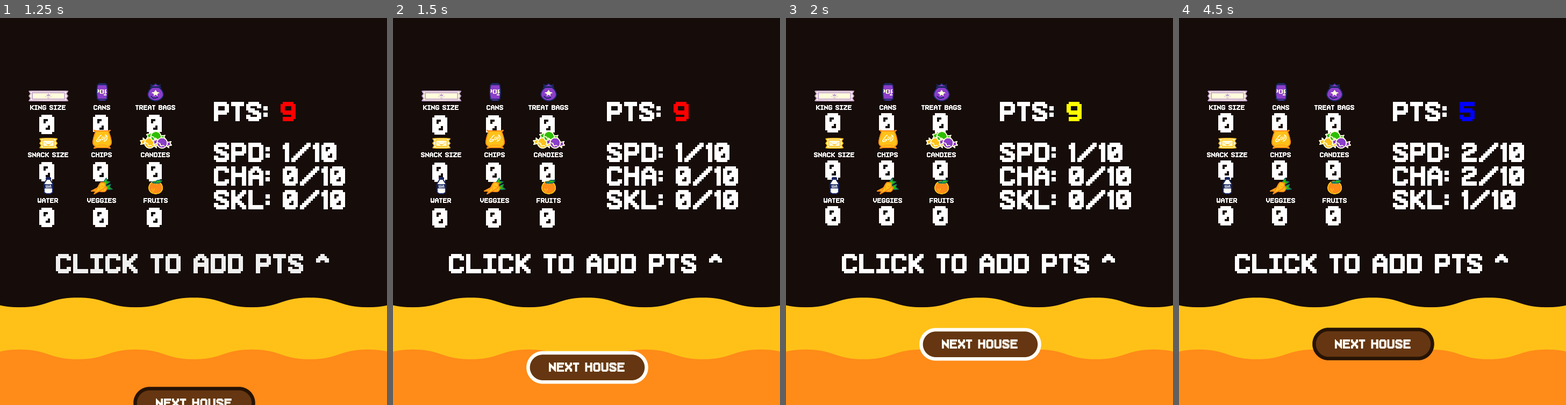
Above: before the commit, frames 1-4 (left to right).
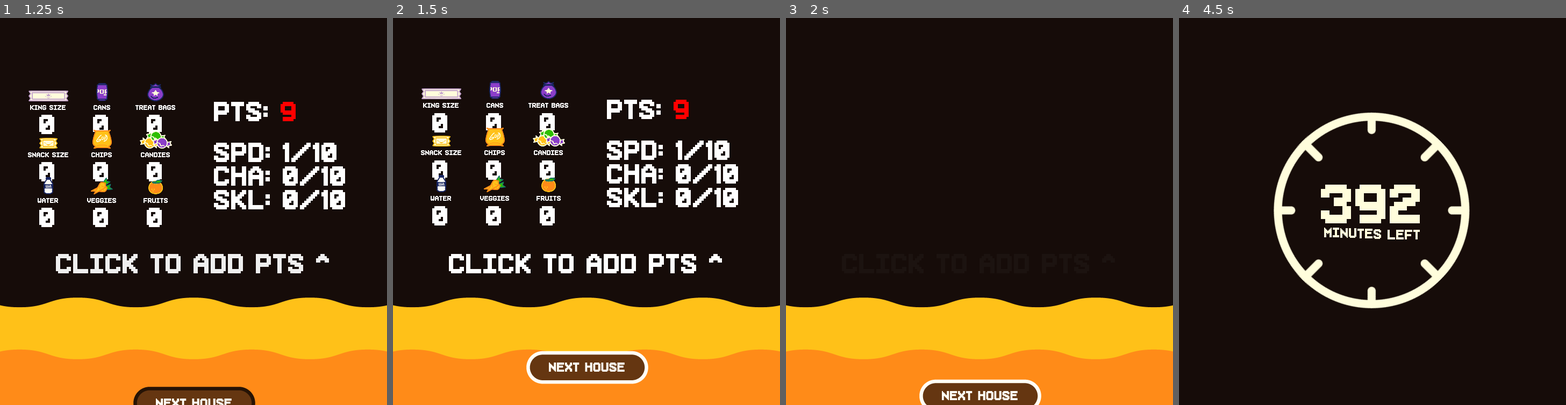
Above: after the commit, the same moments.

Repository: Aiwii/hackoween
Game: Godot game, scene res://Main.tscn
Two runs of this game, one before a commit and one after it. Both use one fixed random seed, a clock stepped at 60 frames per second and the inputs below.
Inputs (mouse positions are in pixels of both pictures, inside the frame that each line leads up to):
- Up to frame 1 (1.25 s): click (290, 99) at 0.5 s
- Up to frame 2 (1.5 s): click (586, 401) at 1.25 s
- Up to frame 3 (2 s): no input
- Up to frame 4 (4.5 s): click (1469, 176) at 2.02 s; click (1469, 199) at 2.77 s; click (1469, 153) at 3.52 s; click (1469, 176) at 4.27 s

Frame 1 is identical in both runs. In frame 2, 3.8% of the frame differs, in the area x 7-90%, y 16-55%; in frame 3, 13%; in frame 4, 39%, in the area x 0-100%, y 16-100%.

Commit message:
alot of stuff in
ye

Diff:
--- a/gamefiles/HouseOptions.gd
+++ b/gamefiles/HouseOptions.gd
@@ -14,12 +14,14 @@
 func generateh():
 	#generates house variables for main
 	candylist.shuffle()
-	openchance = round(rand_range(70,100))
+	openchance = round(rand_range(15,100))
 	candy1 = randi() % candylist.size()
 	candy2 = randi() % candylist.size()
 	candy3 = randi() % candylist.size()
 
-	if randf() > 0.6:
+	print("openchance is: ", openchance)
+
+	if randf() < 0.6:
 		minigame = true
 	else:
 		minigame = false
--- a/gamefiles/Main.gd
+++ b/gamefiles/Main.gd
@@ -5,7 +5,7 @@
 
 var overviewON = false
 
-#Ui vars
+#Overview UI vars
 onready var KScLabel = $OVERview/Control/UImain/InventoryUI/CandyRowA/KSCandyBox/CandyAMT
 onready var CANcLabel = $OVERview/Control/UImain/InventoryUI/CandyRowA/CCandyBox/CandyAMT
 onready var TBcLabel = $OVERview/Control/UImain/InventoryUI/CandyRowA/TBCandyBox/CandyAMT
@@ -24,29 +24,96 @@
 onready var chac = $OVERview/Control/UImain/AttsUI/CHA/Label
 onready var sklc = $OVERview/Control/UImain/AttsUI/SKL/Label
 
+#Timer UI var
+onready var timelabel = $Timer/UIlabels/TimeLabel
+
 # Called when the node enters the scene tree for the first time.
 func _ready():
+	$House.modulate = Color(1,1,1,0)
 	curstate = states.OVERVIEW
 	runOverview()
 
-func _process(delta):
-	if curstate != states.OVERVIEW:
-		pass
+func _process(_delta):
+	if curstate != states.OVERVIEW && overviewON:
+		overviewON = false
+		var tweenOV = $OVERview/Tween
+		tweenOV.interpolate_property($OVERview/Control/UImain, "rect_position:y", $OVERview/Control/UImain.rect_position.y, -300, 0.5,Tween.TRANS_EXPO,Tween.EASE_IN)
+		tweenOV.interpolate_property($OVERview/Control/prompt, "modulate", $OVERview/Control/prompt.modulate, Color(1,1,1,0), 0.5,Tween.TRANS_CIRC,Tween.EASE_IN_OUT,0.25)
+		tweenOV.interpolate_property($OVERview/Control/nexthouse, "rect_position:y", $OVERview/Control/nexthouse.rect_position.y, 900, 0.5,Tween.TRANS_CIRC,Tween.EASE_IN,0.5)
+		tweenOV.start()
+		yield(tweenOV,"tween_all_completed")
+		$OVERview.visible = false
 
 func changestate():
 	if curstate == states.OVERVIEW:
 		curstate = states.TIMER
 		runTimer()
+		return
+
+	if curstate == states.TIMER:
+		curstate = states.HOUSE
+		runHouse()
+		return
+
+	if curstate == states.HOUSE:
+		curstate = states.OVERVIEW
+		runOverview()
+		return
 	pass
 
+func runHouse():
+	yield(get_tree().create_timer(1),"timeout")
+	var cam = $House/Camera2D
+	var tweenH = $House/Tween
+	var plyr = $House/Player
+	var RING = $House/HouseUI/RING
+	var NEXT = $House/HouseUI/NEXT
+
+	$House/Back/Litwindow.visible = false
+	$House.modulate = Color(1,1,1,0)
+	cam.current = true
+	cam.zoom = Vector2(1.5,1.5)
+	cam.offset = Vector2(360,320)
+	plyr.position.x = -300
+	RING.rect_position.y = 900
+	NEXT.rect_position.y = 900
+
+	$HouseOptions.generateh()
+	$House.visible = true
+
+	tweenH.interpolate_property(RING, "rect_position:y", RING.rect_position.y, 542, 1,Tween.TRANS_CIRC,Tween.EASE_OUT,2)
+	tweenH.interpolate_property(plyr, "position:x", plyr.position.x, 270, 1.5,Tween.TRANS_BACK,Tween.EASE_IN_OUT,1)
+	tweenH.interpolate_property($House, "modulate", $House.modulate, Color(1,1,1,1),0.3,Tween.TRANS_LINEAR,Tween.EASE_OUT)
+	tweenH.interpolate_property(cam, "zoom", cam.zoom, Vector2(1,1),2,Tween.TRANS_EXPO,Tween.EASE_IN_OUT,0.4)
+	tweenH.interpolate_property(cam, "offset", cam.offset, Vector2(360,360),2,Tween.TRANS_EXPO,Tween.EASE_IN_OUT,0.4)
+	tweenH.start()
+
+
 func runTimer():
-	pass
+	yield(get_tree().create_timer(2),"timeout")
+	timelabel.bbcode_text = str("[center]", $PlayerStats.timeleft)
+	$Timer/clock.rect_rotation = 0
+	$Timer.visible = true
+
+	yield($PlayerStats.calctimeloss(), "completed")
+	yield(get_tree().create_timer(0.8),"timeout")
+
+	$Timer/Tween.interpolate_property($Timer/clock,"rect_rotation", $Timer/clock.rect_rotation, -45,0.2,Tween.TRANS_ELASTIC,Tween.EASE_IN_OUT)
+	$Timer/Tween.start()
+
+	timelabel.bbcode_text = str("[center]", $PlayerStats.timeleft)
+
+	yield(get_tree().create_timer(2),"timeout")
+	$Timer.visible = false
+	changestate()
+
 
 func runOverview():
 	var tween = $OVERview/Tween
 	$OVERview/Control/prompt.modulate = Color(1,1,1,0)
 	$OVERview/Control/UImain.rect_position.y = -300
 	$OVERview/Control/nexthouse.rect_position.y = 900
+	$OVERview.visible = true
 
 	tween.interpolate_property($OVERview/Control/UImain, "rect_position:y", $OVERview/Control/UImain.rect_position.y, 120, 1,Tween.TRANS_BOUNCE,Tween.EASE_OUT)
 	tween.interpolate_property($OVERview/Control/prompt, "modulate", $OVERview/Control/prompt.modulate, Color(1,1,1,1), 1,Tween.TRANS_CIRC,Tween.EASE_IN_OUT,0.5)
@@ -97,4 +164,151 @@
 
 
 func _on_nexthouse_pressed():
+	#Overview Next House
 	changestate()
+
+
+func _on_RING_pressed():
+	$House/HouseUI/RING.visible = false
+	$House/HouseUI/NEXT.visible = false
+	var haus = $HouseOptions
+
+	var roll = randi() % 100
+	roll -= $PlayerStats.skill*2
+
+	print("roll is: ", roll)
+
+	if roll < haus.openchance:
+		$House/Back/Litwindow.visible = false
+		yield(get_tree().create_timer(.5), "timeout")
+		$House/Back/Litwindow.visible = true
+		yield(get_tree().create_timer(.2), "timeout")
+		$House/Back/Litwindow.visible = false
+		yield(get_tree().create_timer(1), "timeout")
+		$House/Back/Litwindow.visible = true
+		yield(get_tree().create_timer(.2), "timeout")
+		$House/Back/Litwindow.visible = false
+		yield(get_tree().create_timer(2), "timeout")
+		$House/Back/Litwindow.visible = true
+
+		var charmheightA = randi() % 6
+		var charmheightB = randi() % 9
+
+		match haus.candylist[haus.candy1]:
+			"kingsize":
+				$House/CandySpray/KS.emitting = true
+				$PlayerStats.kingsize += randi() % 4
+			"cans":
+				$House/CandySpray/CAN.emitting = true
+				$PlayerStats.cans += randi() % 3
+			"treatbags":
+				$House/CandySpray/TB.emitting = true
+				$PlayerStats.treatbags += randi() % 4
+			"snacksize":
+				$House/CandySpray/SS.emitting = true
+				$PlayerStats.snacksize += randi() % 4
+			"chips":
+				$House/CandySpray/CH.emitting = true
+				$PlayerStats.chips += randi() % 4
+			"candies":
+				$House/CandySpray/CAA.emitting = true
+				$House/CandySpray/CAB.emitting = true
+				$House/CandySpray/CAC.emitting = true
+				$PlayerStats.candies += randi() % 4
+			"water":
+				$PlayerStats.water += randi() % 3
+			"veggies":
+				$PlayerStats.veggies += randi() % 4
+			"fruit":
+				$PlayerStats.fruit += randi() % 4
+
+		match haus.candylist[haus.candy2]:
+			"kingsize":
+				$House/CandySpray/KS.emitting = true
+				if $PlayerStats.charm > charmheightA:
+					$PlayerStats.kingsize += randi() % 4
+			"cans":
+				$House/CandySpray/CAN.emitting = true
+				if $PlayerStats.charm > charmheightA:
+					$PlayerStats.cans += randi() % 3
+			"treatbags":
+				$House/CandySpray/TB.emitting = true
+				if $PlayerStats.charm > charmheightA:
+					$PlayerStats.treatbags += randi() % 4
+			"snacksize":
+				$House/CandySpray/SS.emitting = true
+				if $PlayerStats.charm > charmheightA:
+					$PlayerStats.snacksize += randi() % 4
+			"chips":
+				$House/CandySpray/CH.emitting = true
+				if $PlayerStats.charm > charmheightA:
+					$PlayerStats.chips += randi() % 4
+			"candies":
+				$House/CandySpray/CAA.emitting = true
+				$House/CandySpray/CAB.emitting = true
+				$House/CandySpray/CAC.emitting = true
+				if $PlayerStats.charm > charmheightA:
+					$PlayerStats.candies += randi() % 4
+			"water":
+				$PlayerStats.water += randi() % 3
+			"veggies":
+				$PlayerStats.veggies += randi() % 4
+			"fruit":
+				$PlayerStats.fruit += randi() % 4
+
+		match haus.candylist[haus.candy3]:
+			"kingsize":
+				$House/CandySpray/KS.emitting = true
+				if $PlayerStats.charm > charmheightB:
+					$PlayerStats.kingsize += randi() % 4
+			"cans":
+				$House/CandySpray/CAN.emitting = true
+				if $PlayerStats.charm > charmheightB:
+					$PlayerStats.cans += randi() % 3
+			"treatbags":
+				$House/CandySpray/TB.emitting = true
+				if $PlayerStats.charm > charmheightB:
+					$PlayerStats.treatbags += randi() % 4
+			"snacksize":
+				$House/CandySpray/SS.emitting = true
+				if $PlayerStats.charm > charmheightB:
+					$PlayerStats.snacksize += randi() % 4
+			"chips":
+				$House/CandySpray/CH.emitting = true
+				if $PlayerStats.charm > charmheightB:
+					$PlayerStats.chips += randi() % 4
+			"candies":
+				$House/CandySpray/CAA.emitting = true
+				$House/CandySpray/CAB.emitting = true
+				$House/CandySpray/CAC.emitting = true
+				if $PlayerStats.charm > charmheightB:
+					$PlayerStats.candies += randi() % 4
+			"water":
+				$PlayerStats.water += randi() % 3
+			"veggies":
+				$PlayerStats.veggies += randi() % 4
+			"fruit":
+				$PlayerStats.fruit += randi() % 4
+
+		yield(get_tree().create_timer(3), "timeout")
+		$House.visible = false
+		$House/HouseUI/RING.visible = true
+		changestate()
+	else:
+		$House/Back/Litwindow.visible = false
+		yield(get_tree().create_timer(.5), "timeout")
+		$House/Back/Litwindow.visible = true
+		yield(get_tree().create_timer(.2), "timeout")
+		$House/Back/Litwindow.visible = false
+		yield(get_tree().create_timer(1), "timeout")
+		$House/Back/Litwindow.visible = true
+		yield(get_tree().create_timer(.2), "timeout")
+		$House/Back/Litwindow.visible = false
+		yield(get_tree().create_timer(3), "timeout")
+		$House/HouseUI/RING.visible = true
+		$House/HouseUI/NEXT.visible = true
+		var tweenH = $House/Tween
+		var NEXT = $House/HouseUI/NEXT
+		if NEXT.rect_position.y > 642:
+			tweenH.interpolate_property(NEXT, "rect_position:y", NEXT.rect_position.y, 642, 1,Tween.TRANS_CIRC,Tween.EASE_OUT)
+			tweenH.start()
--- a/gamefiles/Main.tscn
+++ b/gamefiles/Main.tscn
@@ -19,6 +19,18 @@
 [ext_resource path="res://assets/nexthousehover.png" type="Texture" id=17]
 [ext_resource path="res://assets/nexthouse.png" type="Texture" id=18]
 [ext_resource path="res://assets/nexthouseclick.png" type="Texture" id=19]
+[ext_resource path="res://assets/clockring.png" type="Texture" id=20]
+[ext_resource path="res://assets/Templates/timertemplate.png" type="Texture" id=21]
+[ext_resource path="res://assets/houseback.png" type="Texture" id=22]
+[ext_resource path="res://assets/Templates/housetemplate.png" type="Texture" id=23]
+[ext_resource path="res://assets/player.png" type="Texture" id=24]
+[ext_resource path="res://assets/litwindow.png" type="Texture" id=25]
+[ext_resource path="res://assets/ring.png" type="Texture" id=26]
+[ext_resource path="res://assets/ringhover.png" type="Texture" id=27]
+[ext_resource path="res://assets/ringclick.png" type="Texture" id=28]
+[ext_resource path="res://assets/candy/candyB.png" type="Texture" id=29]
+[ext_resource path="res://assets/candy/candyC.png" type="Texture" id=30]
+[ext_resource path="res://assets/candy/candyA.png" type="Texture" id=31]
 
 [sub_resource type="DynamicFont" id=2]
 size = 64
@@ -38,9 +50,31 @@
 
 [sub_resource type="StyleBoxEmpty" id=7]
 
+[sub_resource type="DynamicFont" id=8]
+size = 128
+extra_spacing_top = -10
+font_data = ExtResource( 16 )
+
+[sub_resource type="DynamicFont" id=9]
+size = 32
+extra_spacing_top = -3
+font_data = ExtResource( 16 )
+
+[sub_resource type="Gradient" id=10]
+offsets = PoolRealArray( 0, 0.994413 )
+colors = PoolColorArray( 1, 1, 1, 1, 1, 1, 1, 0 )
+
 [node name="Main" type="Node"]
 script = ExtResource( 3 )
 
+[node name="ColorRect" type="ColorRect" parent="."]
+margin_left = -40.0
+margin_top = -40.0
+margin_right = 760.0
+margin_bottom = 760.0
+rect_min_size = Vector2( 800, 800 )
+color = Color( 0.0862745, 0.0470588, 0.0352941, 1 )
+
 [node name="PlayerStats" type="Node" parent="."]
 script = ExtResource( 1 )
 
@@ -48,6 +82,7 @@
 script = ExtResource( 2 )
 
 [node name="OVERview" type="Node2D" parent="."]
+visible = false
 
 [node name="ColorRect" type="ColorRect" parent="OVERview"]
 margin_left = -40.0
@@ -716,6 +751,262 @@
 
 [node name="Tween" type="Tween" parent="OVERview"]
 
+[node name="Timer" type="Node2D" parent="."]
+visible = false
+
+[node name="ColorRect" type="ColorRect" parent="Timer"]
+margin_left = -40.0
+margin_top = -40.0
+margin_right = 760.0
+margin_bottom = 760.0
+rect_min_size = Vector2( 800, 800 )
+color = Color( 0.0862745, 0.0470588, 0.0352941, 1 )
+
+[node name="clock" type="TextureRect" parent="Timer"]
+margin_left = 176.0
+margin_top = 176.0
+margin_right = 540.0
+margin_bottom = 540.0
+rect_pivot_offset = Vector2( 182, 182 )
+texture = ExtResource( 20 )
+
+[node name="UIlabels" type="VBoxContainer" parent="Timer"]
+margin_top = 296.0
+margin_right = 720.0
+margin_bottom = 413.0
+custom_constants/separation = -3
+alignment = 1
+__meta__ = {
+"_edit_group_": true
+}
+
+[node name="TimeLabel" type="RichTextLabel" parent="Timer/UIlabels"]
+margin_right = 720.0
+margin_bottom = 96.0
+rect_min_size = Vector2( 192, 96 )
+rect_clip_content = false
+custom_colors/default_color = Color( 1, 0.992157, 0.862745, 1 )
+custom_fonts/normal_font = SubResource( 8 )
+bbcode_enabled = true
+bbcode_text = "[center]420"
+text = "420"
+scroll_active = false
+
+[node name="minutesleft" type="RichTextLabel" parent="Timer/UIlabels"]
+margin_top = 93.0
+margin_right = 720.0
+margin_bottom = 117.0
+rect_min_size = Vector2( 248, 24 )
+custom_colors/default_color = Color( 1, 0.992157, 0.862745, 1 )
+custom_fonts/normal_font = SubResource( 9 )
+bbcode_enabled = true
+bbcode_text = "[center][wave]minutes left"
+text = "minutes left"
+scroll_active = false
+
+[node name="Template" type="Sprite" parent="Timer"]
+visible = false
+modulate = Color( 1, 1, 1, 0.054902 )
+position = Vector2( 360, 360 )
+texture = ExtResource( 21 )
+__meta__ = {
+"_edit_lock_": true
+}
+
+[node name="Tween" type="Tween" parent="Timer"]
+
+[node name="House" type="Node2D" parent="."]
+visible = false
+
+[node name="Camera2D" type="Camera2D" parent="House"]
+offset = Vector2( 360, 320 )
+
+[node name="Back" type="Sprite" parent="House"]
+position = Vector2( 0, -62 )
+texture = ExtResource( 22 )
+offset = Vector2( 360, 360 )
+
+[node name="Litwindow" type="Sprite" parent="House/Back"]
+visible = false
+position = Vector2( 632, 353 )
+texture = ExtResource( 25 )
+
+[node name="Tween" type="Tween" parent="House"]
+
+[node name="Player" type="Sprite" parent="House"]
+position = Vector2( 270, 448 )
+texture = ExtResource( 24 )
+
+[node name="HouseUI" type="Control" parent="House"]
+margin_right = 720.0
+margin_bottom = 720.0
+
+[node name="RING" type="TextureButton" parent="House/HouseUI"]
+margin_left = 163.0
+margin_top = 542.0
+margin_right = 557.0
+margin_bottom = 665.0
+texture_normal = ExtResource( 26 )
+texture_pressed = ExtResource( 28 )
+texture_hover = ExtResource( 27 )
+
+[node name="NEXT" type="TextureButton" parent="House/HouseUI"]
+margin_left = 247.0
+margin_top = 642.0
+margin_right = 474.0
+margin_bottom = 703.0
+texture_normal = ExtResource( 18 )
+texture_pressed = ExtResource( 19 )
+texture_hover = ExtResource( 17 )
+
+[node name="Template" type="Sprite" parent="House"]
+visible = false
+modulate = Color( 1, 1, 1, 0.533333 )
+position = Vector2( 360, 360 )
+texture = ExtResource( 23 )
+__meta__ = {
+"_edit_lock_": true
+}
+
+[node name="CandySpray" type="Node2D" parent="House"]
+position = Vector2( 430, 352 )
+
+[node name="KS" type="CPUParticles2D" parent="House/CandySpray"]
+emitting = false
+amount = 5
+one_shot = true
+explosiveness = 0.2
+randomness = 1.0
+texture = ExtResource( 6 )
+direction = Vector2( -30, 0 )
+spread = 65.0
+initial_velocity = 500.0
+angular_velocity = 360.0
+angular_velocity_random = 1.0
+radial_accel = 20.0
+damping = 20.0
+scale_amount = 0.3
+color_ramp = SubResource( 10 )
+
+[node name="CAN" type="CPUParticles2D" parent="House/CandySpray"]
+emitting = false
+amount = 4
+one_shot = true
+explosiveness = 0.2
+randomness = 1.0
+texture = ExtResource( 8 )
+direction = Vector2( -30, 0 )
+spread = 65.0
+initial_velocity = 500.0
+angular_velocity = 360.0
+angular_velocity_random = 1.0
+radial_accel = 20.0
+damping = 20.0
+scale_amount = 0.5
+color_ramp = SubResource( 10 )
+
+[node name="TB" type="CPUParticles2D" parent="House/CandySpray"]
+emitting = false
+amount = 5
+one_shot = true
+explosiveness = 0.2
+randomness = 1.0
+texture = ExtResource( 4 )
+direction = Vector2( -30, 0 )
+spread = 65.0
+initial_velocity = 500.0
+angular_velocity = 360.0
+angular_velocity_random = 1.0
+radial_accel = 20.0
+damping = 20.0
+scale_amount = 0.5
+color_ramp = SubResource( 10 )
+
+[node name="SS" type="CPUParticles2D" parent="House/CandySpray"]
+emitting = false
+amount = 5
+one_shot = true
+explosiveness = 0.2
+randomness = 1.0
+texture = ExtResource( 5 )
+direction = Vector2( -30, 0 )
+spread = 65.0
+initial_velocity = 500.0
+angular_velocity = 360.0
+angular_velocity_random = 1.0
+radial_accel = 20.0
+damping = 20.0
+scale_amount = 0.3
+color_ramp = SubResource( 10 )
+
+[node name="CH" type="CPUParticles2D" parent="House/CandySpray"]
+emitting = false
+amount = 5
+one_shot = true
+explosiveness = 0.2
+randomness = 1.0
+texture = ExtResource( 12 )
+direction = Vector2( -30, 0 )
+spread = 65.0
+initial_velocity = 500.0
+angular_velocity = 360.0
+angular_velocity_random = 1.0
+radial_accel = 20.0
+damping = 20.0
+scale_amount = 0.5
+color_ramp = SubResource( 10 )
+
+[node name="CAA" type="CPUParticles2D" parent="House/CandySpray"]
+emitting = false
+amount = 5
+one_shot = true
+explosiveness = 0.2
+randomness = 1.0
+texture = ExtResource( 31 )
+direction = Vector2( -30, 0 )
+spread = 65.0
+initial_velocity = 500.0
+angular_velocity = 360.0
+angular_velocity_random = 1.0
+radial_accel = 20.0
+damping = 20.0
+scale_amount = 0.3
+color_ramp = SubResource( 10 )
+
+[node name="CAB" type="CPUParticles2D" parent="House/CandySpray"]
+emitting = false
+amount = 5
+one_shot = true
+explosiveness = 0.2
+randomness = 1.0
+texture = ExtResource( 29 )
+direction = Vector2( -30, 0 )
+spread = 65.0
+initial_velocity = 500.0
+angular_velocity = 360.0
+angular_velocity_random = 1.0
+radial_accel = 20.0
+damping = 20.0
+scale_amount = 0.3
+color_ramp = SubResource( 10 )
+
+[node name="CAC" type="CPUParticles2D" parent="House/CandySpray"]
+emitting = false
+amount = 5
+one_shot = true
+explosiveness = 0.2
+randomness = 1.0
+texture = ExtResource( 30 )
+direction = Vector2( -30, 0 )
+spread = 65.0
+initial_velocity = 500.0
+angular_velocity = 360.0
+angular_velocity_random = 1.0
+radial_accel = 20.0
+damping = 20.0
+scale_amount = 0.3
+color_ramp = SubResource( 10 )
+
 [connection signal="chachange" from="PlayerStats" to="." method="_on_PlayerStats_chachange"]
 [connection signal="changefail" from="PlayerStats" to="." method="_on_PlayerStats_changefail"]
 [connection signal="sklchange" from="PlayerStats" to="." method="_on_PlayerStats_sklchange"]
@@ -724,3 +1015,4 @@
 [connection signal="pressed" from="OVERview/Control/UImain/AttsUI/CHA/CHAButton" to="PlayerStats" method="_on_CHAButton_pressed"]
 [connection signal="pressed" from="OVERview/Control/UImain/AttsUI/SKL/SKLButton" to="PlayerStats" method="_on_SKLButton_pressed"]
 [connection signal="pressed" from="OVERview/Control/nexthouse" to="." method="_on_nexthouse_pressed"]
+[connection signal="pressed" from="House/HouseUI/RING" to="." method="_on_RING_pressed"]
--- a/gamefiles/PlayerStats.gd
+++ b/gamefiles/PlayerStats.gd
@@ -1,6 +1,8 @@
 extends Node
 
 export (String) var pname
+
+export (int) var timeleft
 
 #attributes
 export (int,0,10) var speed #how much time passes between houses
@@ -25,17 +27,27 @@
 
 signal changefail
 
+signal outoftime
+
 # Called when the node enters the scene tree for the first time.
 func _ready():
+	timeleft = 420
 	apoints = 10
 
 	return
 
+func calctimeloss():
+	var umtloss = 30
+	umtloss -= speed*2
 
-# Called every frame. 'delta' is the elapsed time since the previous frame.
-#func _process(delta):
-#	pass
+	timeleft = timeleft - umtloss
 
+	if timeleft < 0:
+		timeleft = 0
+		emit_signal("outoftime")
+
+	yield(get_tree(), "idle_frame")
+	return
 
 func _on_SKLButton_pressed():
 	if apoints > 0 && skill <= 10:
Not shown: 1 places in gamefiles/Main.tscn that only renumber resources
Binary file added: gamefiles/assets/Templates/housetemplate.png
Not shown, added: gamefiles/assets/Templates/housetemplate.png.import
Binary file added: gamefiles/assets/Templates/mgtemplate.png
Not shown, added: gamefiles/assets/Templates/mgtemplate.png.import
Binary file added: gamefiles/assets/Templates/timertemplate.png
Not shown, added: gamefiles/assets/Templates/timertemplate.png.import
Binary file added: gamefiles/assets/houseback.png
Not shown, added: gamefiles/assets/houseback.png.import
Binary file added: gamefiles/assets/litwindow.png
Not shown, added: gamefiles/assets/litwindow.png.import
Binary file added: gamefiles/assets/loadingbartexture.png
(and 7 more such lines)
